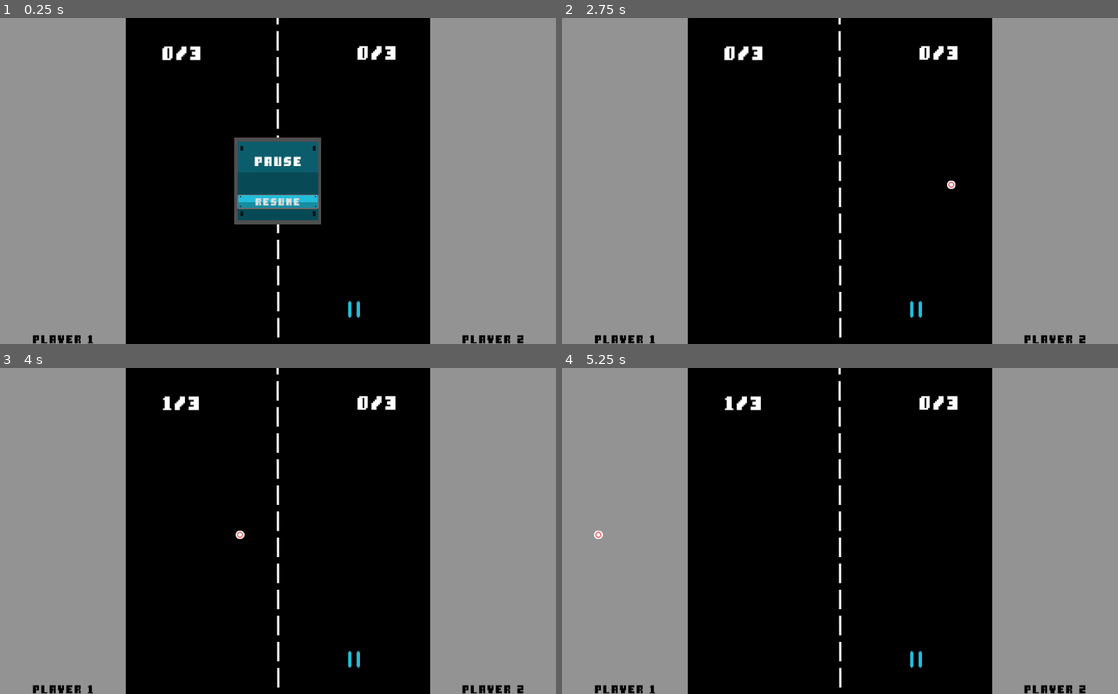
Above: before the commit, frames 1-4 (two rows, left to right).
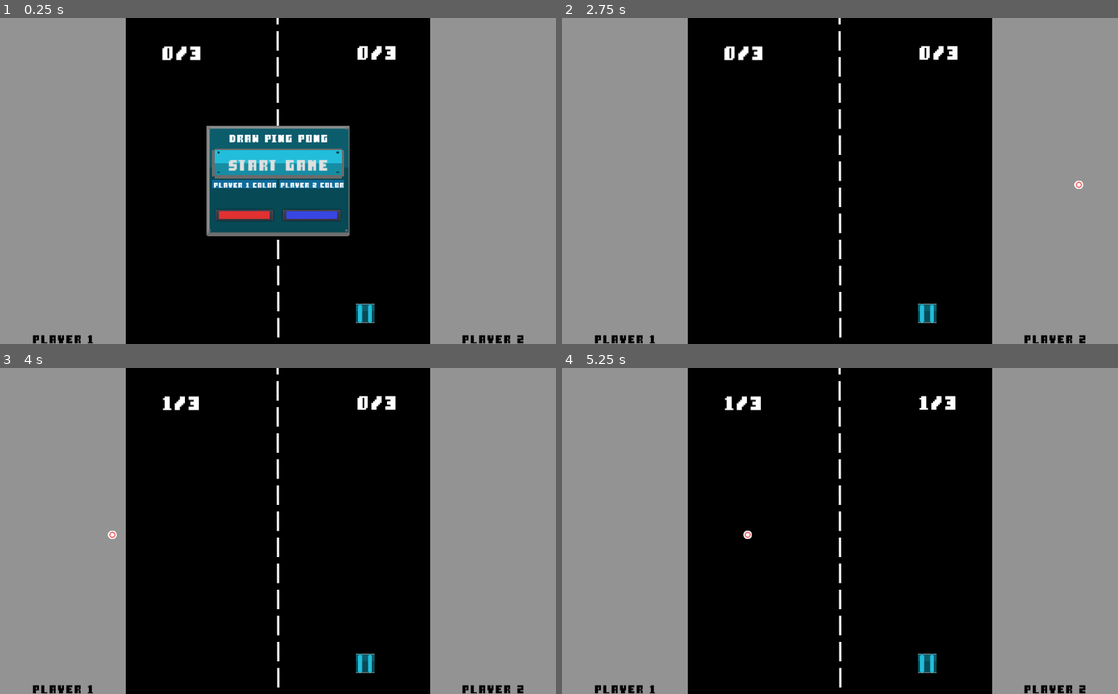
Above: after the commit, the same moments.

Repository: Ertain/Draw-Ping-Pong
Game: Godot game, scene res://Main.tscn
Same seed, same stepped clock (60 frames per second), same inputs: the game is played once before the commit and once after it.
Inputs (mouse positions are in pixels of both pictures, inside the frame that each line leads up to):
- Up to frame 1 (0.25 s): no input
- Up to frame 2 (2.75 s): click (840, 164) at 0.5 s, where only the run after the commit has a clickable "Start game"; click (928, 314) at 1.27 s; click "Resume" at 2 s
- Up to frame 3 (4 s): move the mouse to (61, 531) at 2.77 s; click (61, 531) at 2.92 s; move the mouse to (494, 531) at 3.52 s; click (494, 531) at 3.67 s
- Up to frame 4 (5.25 s): move the mouse to (895, 459) at 4.27 s; click (895, 459) at 4.42 s; move the mouse to (812, 596) at 5.02 s; click (812, 596) at 5.17 s

The runs differ from the first frame. In frame 1, 8.2% of the frame differs, in the area x 37-68%, y 33-94%; in frame 2, 0.3%; in frame 3, 0.3%; in frame 4, 0.4%.

Commit message:
Adjusted pause screen.

Diff:
--- a/Main.tscn
+++ b/Main.tscn
@@ -58,6 +58,10 @@
 size = 50
 font_data = ExtResource( 19 )
 
+[sub_resource type="StyleBoxTexture" id=28]
+texture = ExtResource( 16 )
+region_rect = Rect2( 0, 0, 134, 111 )
+
 [sub_resource type="StyleBoxTexture" id=12]
 texture = ExtResource( 14 )
 region_rect = Rect2( 0, 0, 58, 40 )
@@ -355,20 +359,31 @@
 anchor_left = 0.227
 anchor_right = 0.773
 anchor_bottom = 0.107
-margin_left = 281.552
-margin_top = 504.0
-margin_right = 0.447937
-margin_bottom = 503.8
+margin_left = 407.552
+margin_top = 512.0
+margin_right = -86.552
+margin_bottom = 511.8
 mouse_filter = 2
-__meta__ = {
-"_edit_use_anchors_": false
-}
-
-[node name="Pause_button" type="TextureButton" parent="Pause_button_container"]
-margin_left = 124.0
-margin_top = 17.0
-margin_right = 154.0
-margin_bottom = 47.0
+size_flags_horizontal = 3
+size_flags_vertical = 3
+__meta__ = {
+"_edit_group_": true,
+"_edit_use_anchors_": false
+}
+
+[node name="Panel" type="Panel" parent="Pause_button_container"]
+margin_left = 15.0
+margin_top = 14.0
+margin_right = 50.0
+margin_bottom = 49.0
+rect_min_size = Vector2( 35, 35 )
+size_flags_horizontal = 3
+size_flags_vertical = 3
+custom_styles/panel = SubResource( 28 )
+
+[node name="Pause_button" type="TextureButton" parent="Pause_button_container/Panel"]
+anchor_right = 1.0
+anchor_bottom = 1.0
 rect_min_size = Vector2( 30, 30 )
 hint_tooltip = "Pause the action."
 mouse_filter = 1
@@ -458,7 +473,6 @@
 
 [node name="Title" type="PanelContainer" parent="."]
 pause_mode = 2
-visible = false
 anchor_left = 0.371
 anchor_top = 0.33
 anchor_right = 0.629
@@ -584,6 +598,7 @@
 
 [node name="Pause_container" type="PanelContainer" parent="."]
 pause_mode = 2
+visible = false
 anchor_left = 0.5
 anchor_top = 0.5
 anchor_right = 0.5
@@ -642,7 +657,7 @@
 [connection signal="scored" from="Out of bounds left" to="." method="_on_Out_of_bounds_left_scored"]
 [connection signal="area_entered" from="Out of bounds right" to="Out of bounds right" method="_on_boundary_entered"]
 [connection signal="scored" from="Out of bounds right" to="." method="_on_Out_of_bounds_right_scored"]
-[connection signal="pressed" from="Pause_button_container/Pause_button" to="." method="_on_Pause_button_pressed"]
+[connection signal="pressed" from="Pause_button_container/Panel/Pause_button" to="." method="_on_Pause_button_pressed"]
 [connection signal="pressed" from="Winner_container/Panel/VBoxContainer/Restart_button" to="." method="_on_Restart_button_pressed"]
 [connection signal="pressed" from="Title/MarginContainer/VBoxContainer/Start game" to="." method="_on_Start_game_pressed"]
 [connection signal="color_changed" from="Title/MarginContainer/VBoxContainer/Player colors Hbox/Player 1 colors/ColorPickerButton" to="Left" method="_on_Player1_color_picked_changed"]
Not shown: 1 places in Main.tscn that only renumber resources
